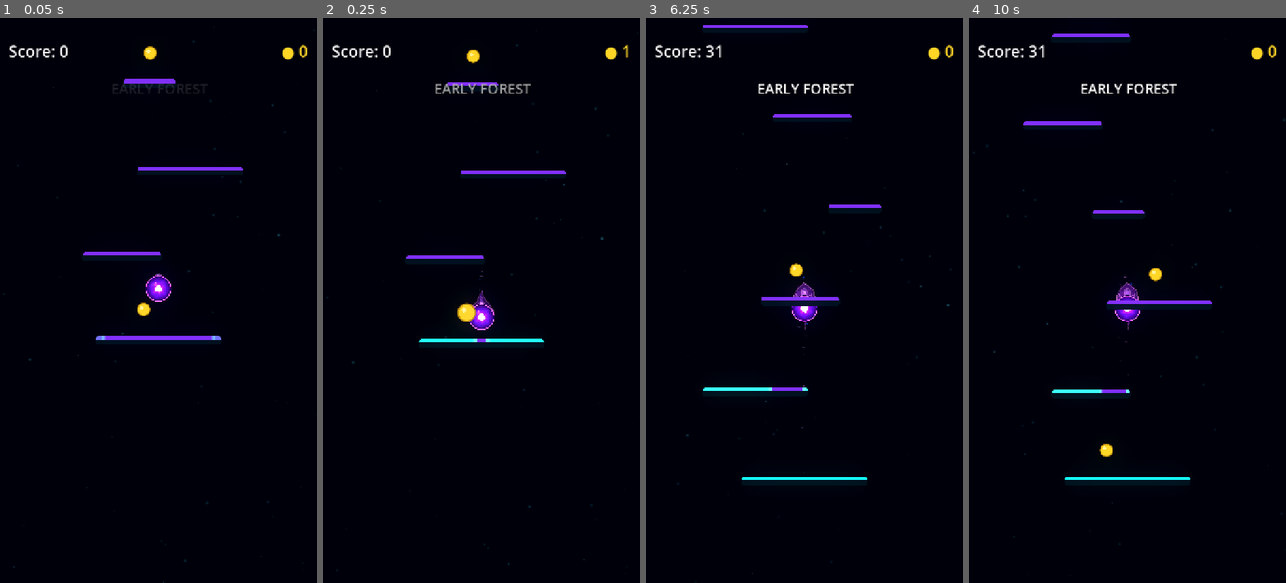
Above: before the commit, frames 1-4 (left to right).
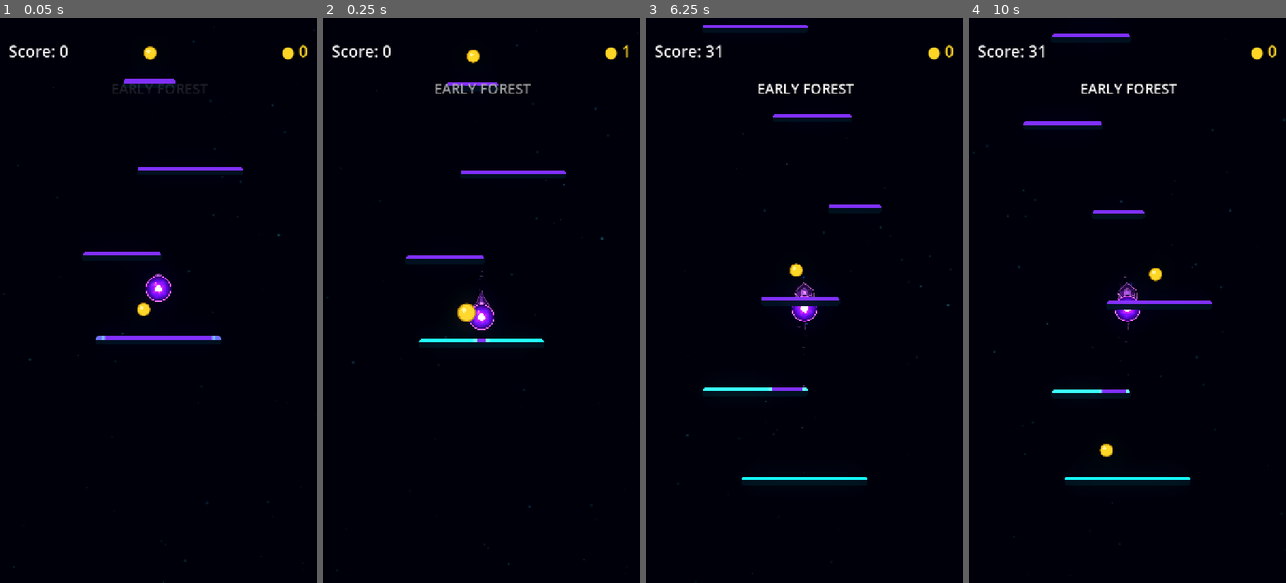
Above: after the commit, the same moments.

Repository: Kryodo/TowerJump
Game: Godot game, scene res://scenes/main.tscn
Same seed, same stepped clock (60 frames per second), same inputs: the game is played once before the commit and once after it.
Inputs (mouse positions are in pixels of both pictures, inside the frame that each line leads up to):
- Up to frame 1 (0.05 s): no input
- Up to frame 2 (0.25 s): no input
- Up to frame 3 (6.25 s): move the mouse to (874, 272) at 0.52 s; hold Right (ui_right) 0.53-1.25 s; click (874, 272) at 0.67 s; drag from (741, 328) to (794, 193) at 1.27 s; click "Nochmal spielen" at 2 s; move the mouse to (836, 176) at 2.77 s; hold Right (ui_right) 2.78-3.5 s; drag from (788, 413) to (734, 215) at 3.52 s; move the mouse to (899, 385) at 4.27 s; hold Left (ui_left) 4.28-5 s; click "Nochmal spielen" at 5 s; drag from (709, 215) to (794, 204) at 5.77 s
- Up to frame 4 (10 s): move the mouse to (1143, 300) at 6.52 s; hold Left (ui_left) 6.53-7.25 s; click (1143, 300) at 6.67 s; drag from (1079, 159) to (1064, 328) at 7.27 s; move the mouse to (1197, 272) at 8.02 s; hold Right (ui_right) 8.03-8.75 s; click "Nochmal spielen" at 8.75 s; drag from (1064, 328) to (1156, 210) at 9.52 s

Frame 1 is identical in both runs. In frame 2, less than 0.1% of the frame differs, in the area x 47-55%, y 50-53%; in frame 3, less than 0.1%; in frame 4, less than 0.1%, in the area x 46-54%, y 47-55%.

Commit message:
Connect trail contour at the actual rim intersections

Diff:
--- a/scripts/ball_trail.gd
+++ b/scripts/ball_trail.gd
@@ -11,8 +11,8 @@
 @export var max_segment_distance: float = 120.0
 @export_range(0.0, 40.0, 1.0) var trail_head_offset: float = 28.0
 
-const UNIFIED_ROOT_BLEND_DISTANCE: float = 38.0
 const UNIFIED_HEAD_ARC_SEGMENTS: int = 20
+const ORB_RIM_CENTER_RADIUS_RATIO: float = 0.93
 
 @export_category("Visual Palette")
 @export_enum("Electric Blue", "Rich Violet") var visual_palette: int = 0
@@ -140,6 +140,66 @@
 	return lerp(top_alpha, bottom_alpha, ty)
 
 
+func _get_exposed_flank_points(
+	edge_points: Array[Vector2],
+	ball_center: Vector2,
+	contour_radius: float
+) -> Array[Vector2]:
+	var exposed_points: Array[Vector2] = []
+	if edge_points.size() < 2:
+		return exposed_points
+
+	var radius_squared: float = contour_radius * contour_radius
+	var first_offset: Vector2 = edge_points[0] - ball_center
+	if first_offset.length_squared() >= radius_squared:
+		# Defensive fallback if a future trail profile begins outside the orb.
+		exposed_points.append(edge_points[0])
+		for point_index in range(1, edge_points.size()):
+			exposed_points.append(edge_points[point_index])
+		return exposed_points
+
+	# Hide the contour while its real trail edge lies inside the orb. Its first
+	# visible point is the exact segment/circle intersection with the rim ridge.
+	for point_index in range(1, edge_points.size()):
+		var segment_start: Vector2 = edge_points[point_index - 1]
+		var segment_end: Vector2 = edge_points[point_index]
+		var start_offset: Vector2 = segment_start - ball_center
+		var end_offset: Vector2 = segment_end - ball_center
+		var start_inside: bool = start_offset.length_squared() < radius_squared
+		var end_inside: bool = end_offset.length_squared() < radius_squared
+
+		if start_inside and not end_inside:
+			exposed_points.append(
+				_segment_circle_exit_intersection(
+					segment_start, segment_end, ball_center, contour_radius
+				)
+			)
+			for remaining_index in range(point_index, edge_points.size()):
+				exposed_points.append(edge_points[remaining_index])
+			return exposed_points
+
+	return exposed_points
+
+
+func _segment_circle_exit_intersection(
+	segment_start: Vector2,
+	segment_end: Vector2,
+	circle_center: Vector2,
+	circle_radius: float
+) -> Vector2:
+	var segment: Vector2 = segment_end - segment_start
+	var offset: Vector2 = segment_start - circle_center
+	var a: float = segment.length_squared()
+	if a < 0.0001:
+		return segment_start
+
+	var b: float = 2.0 * offset.dot(segment)
+	var c_value: float = offset.length_squared() - circle_radius * circle_radius
+	var discriminant: float = maxf(b * b - 4.0 * a * c_value, 0.0)
+	var t: float = (-b + sqrt(discriminant)) / (2.0 * a)
+	return segment_start + segment * clampf(t, 0.0, 1.0)
+
+
 func _process(delta: float) -> void:
 	var ball := get_parent() as CharacterBody2D
 	if ball == null:
@@ -281,13 +341,17 @@
 		var width_factor: float = 1.0
 		if _trail_aura.width_curve != null:
 			width_factor = _trail_aura.width_curve.sample_baked(progress)
+		# Keep the real trail width at the root. The contour will be clipped to
+		# the ball's rim at the exact edge intersections below, not widened to
+		# the ball radius at its left and right sides.
 		var line_half_width: float = _trail_aura.width * width_factor * 0.5
-		var root_blend: float = 1.0 - smoothstep(
-			0.0,
-			UNIFIED_ROOT_BLEND_DISTANCE,
-			cumulative_distances[i]
-		)
-		half_widths.append(lerp(line_half_width, _ball_surface_radius, root_blend))
+		half_widths.append(line_half_width)
+
+	var upper_edge_points: Array[Vector2] = []
+	var lower_edge_points: Array[Vector2] = []
+	for i in range(path.size()):
+		upper_edge_points.append(path[i] + normals[i] * half_widths[i])
+		lower_edge_points.append(path[i] - normals[i] * half_widths[i])
 
 	var polygon_points := PackedVector2Array()
 	var polygon_uvs := PackedVector2Array()
@@ -326,26 +390,27 @@
 	_unified_shape.polygon = polygon_points
 	_unified_shape.uv = polygon_uvs
 
-	# Draw only the exposed silhouette: begin at one shoulder, follow that
-	# side of the shared body to the tip, then return along the opposite side.
-	# The front head arc is deliberately omitted; the orb supplies that contour.
+	# Draw only the part of each flank that is outside the orb. Both ends begin
+	# at true circle intersections on the bright rim ridge, not at the ball's
+	# left/right equator and not under the ball sprite.
 	if _unified_contour != null:
+		var contour_radius: float = _ball_surface_radius * ORB_RIM_CENTER_RADIUS_RATIO
+		var exposed_upper: Array[Vector2] = _get_exposed_flank_points(
+			upper_edge_points, path[0], contour_radius
+		)
+		var exposed_lower: Array[Vector2] = _get_exposed_flank_points(
+			lower_edge_points, path[0], contour_radius
+		)
 		var contour_points := PackedVector2Array()
-		contour_points.append(
-			_unified_shape.to_local(path[0] + root_normal * _ball_surface_radius)
-		)
-		for i in range(1, path.size() - 1):
-			contour_points.append(
-				_unified_shape.to_local(path[i] + normals[i] * half_widths[i])
-			)
-		contour_points.append(_unified_shape.to_local(path[path.size() - 1]))
-		for i in range(path.size() - 2, 0, -1):
-			contour_points.append(
-				_unified_shape.to_local(path[i] - normals[i] * half_widths[i])
-			)
-		contour_points.append(
-			_unified_shape.to_local(path[0] - root_normal * _ball_surface_radius)
-		)
+		if exposed_upper.size() >= 2 and exposed_lower.size() >= 2:
+			for point in exposed_upper:
+				contour_points.append(_unified_shape.to_local(point))
+			# The upper flank already contributes the tail tip; return along the
+			# lower flank without duplicating that shared tip vertex.
+			for point_index in range(exposed_lower.size() - 2, -1, -1):
+				contour_points.append(
+					_unified_shape.to_local(exposed_lower[point_index])
+				)
 		_unified_contour.points = contour_points
 
 
